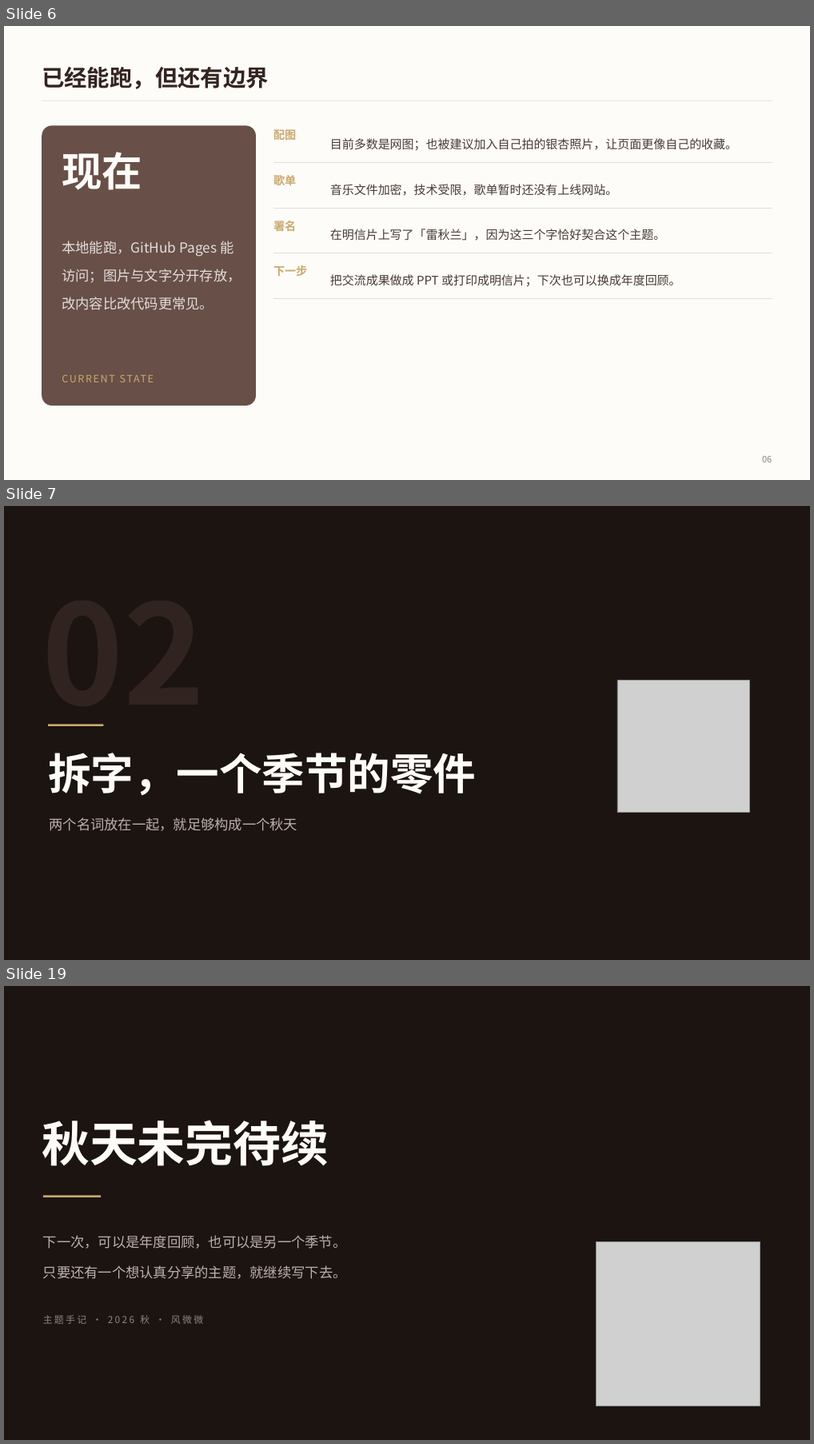
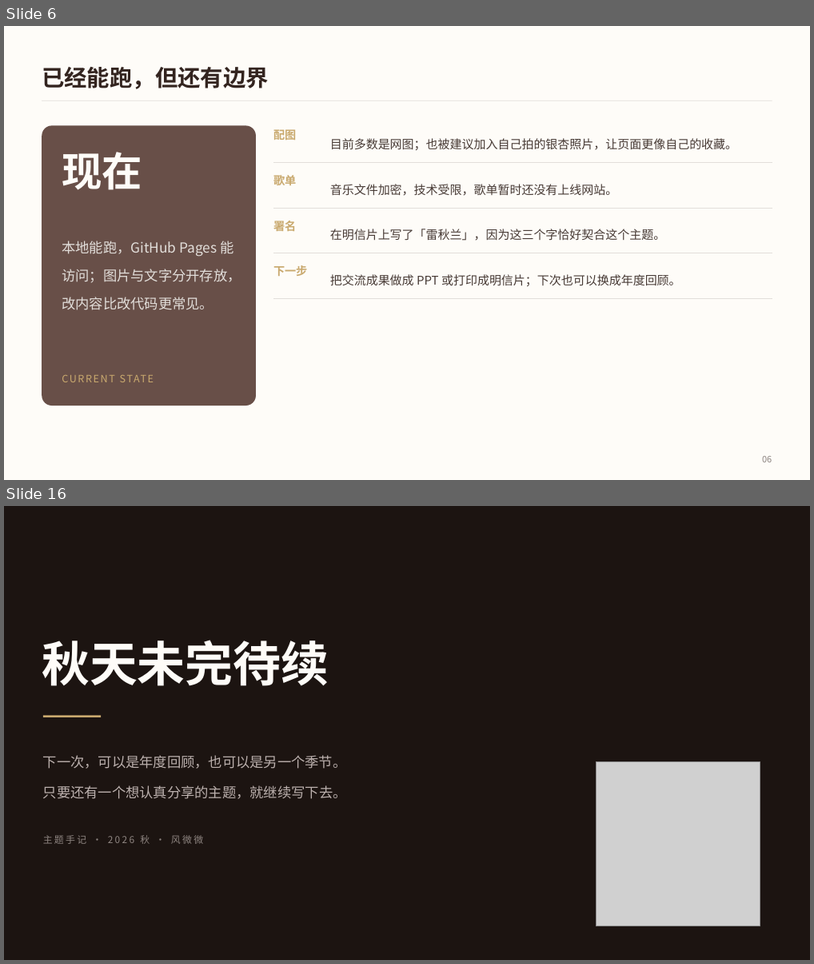
Before and after one commit to SuperVivian/supervivian.github.io, a slide deck: public/talks/autumn-2026/feng/fengweiwei-autumn.pptx. Shown one above the other, each under a label of ours: slides 6, 7 and 19 before the commit, slides 6 and 16 after it; the slides between them are not shown. The pictures are 814x1444 and 814x964 pixels, drawn with LibreOffice and Linux fonts; fonts in the diff are those of the drawing; grey boxes stand for pictures; background and template pictures are left out. Boxes give left, top, right and bottom in pixels: in the first picture for what was removed or moved away, otherwise in the second. Text is boxed around its words. In the diff, an @@ line names an element or a change of style, - is before the commit and + after.

```diff
--- a/public/talks/autumn-2026/feng/fengweiwei-autumn.pptx
+++ b/public/talks/autumn-2026/feng/fengweiwei-autumn.pptx
@@ slide 7 removed at bbox=[4, 506, 810, 960], background #FFFFFF @@
@@ rectangle removed at bbox=[4, 506, 810, 960] @@
@@ picture removed at bbox=[618, 680, 750, 812] @@
@@ text removed at bbox=[42, 724, 205, 726] @@
-02
@@ rectangle removed at bbox=[48, 724, 104, 725] @@
@@ text removed at bbox=[48, 752, 476, 796] @@
-拆字，一个季节的零件
@@ text removed at bbox=[50, 817, 298, 831] @@
-两个名词放在一起，就足够构成一个秋天
@@ what was slide 19 is now slide 16 @@
```
Also in this commit, not shown: 10 slides changed, 2 other slides removed, 38 other files.
